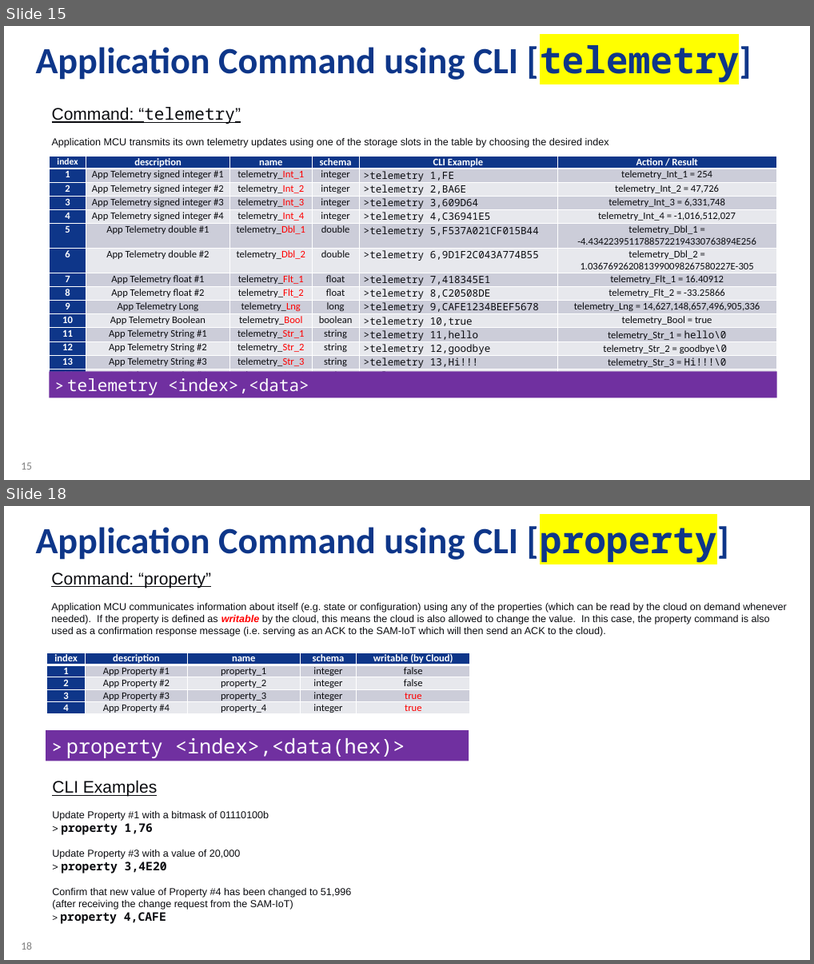
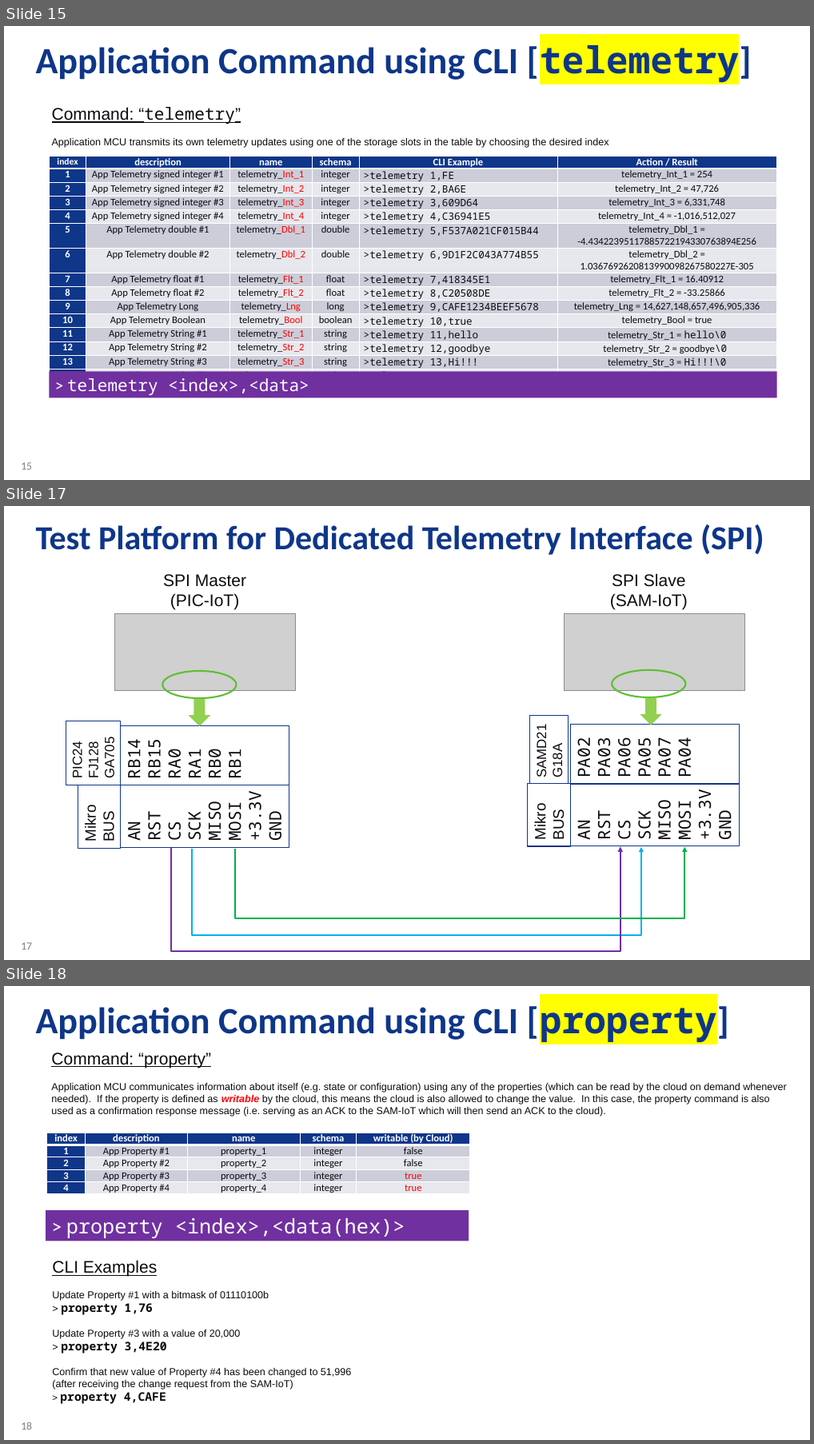
Before and after one commit to danewalton/Microchip-SAM-IoT-Wx, a slide deck: AO-Smith-MSFT-MCHP-r6.pptx. Shown one above the other, each under a label of ours: slides 15 and 18 before the commit, slides 15, 17 and 18 after it; the slides between them are not shown. The pictures are 814x964 and 814x1444 pixels, drawn with LibreOffice and Linux fonts; fonts in the diff are those of the drawing; grey boxes stand for pictures; background and template pictures are left out. Boxes give left, top, right and bottom in pixels: in the first picture for what was removed or moved away, otherwise in the second. Text is boxed around its words. In the diff, an @@ line names an element or a change of style, - is before the commit and + after.

```diff
--- a/AO-Smith-MSFT-MCHP-r6.pptx
+++ b/AO-Smith-MSFT-MCHP-r6.pptx
@@ slide 17 added at (4,506,810,960), background #FFFFFF; not listed: 1 template element that a slide beside it also shows @@
@@ title added at (36,524,764,555), 40 pt, text #0E3689, bold @@
+Test Platform for Dedicated Telemetry Interface (SPI)
@@ text added at (163,574,246,610), 20 pt, text #0A0B0F @@
+SPI Master
+(PIC-IoT)
@@ text added at (610,573,688,610), 20 pt, text #0A0B0F @@
+SPI Slave
+(SAM-IoT)
@@ picture added at (114,614,295,691) @@
@@ picture added at (565,614,746,691) @@
@@ ellipse added at (162,671,236,698), outline #5EBF33 2 pt @@
@@ ellipse added at (612,670,686,697), outline #5EBF33 2 pt @@
@@ rectangle added at (66,720,121,784), outline #0E3689 1 pt, 16 pt, text #0A0B0F @@
+PIC24
+FJ128
+GA705
@@ down arrow added at (189,699,211,726), fill #92D050 @@
@@ rectangle added at (530,715,569,784), outline #0E3689 1 pt, 16 pt, text #0A0B0F @@
+SAMD21
+G18A
@@ down arrow added at (640,698,662,725), fill #92D050 @@
@@ rectangle added at (121,725,290,784), outline #0E3689 1 pt, 20 pt, text #0A0B0F @@
+RB14
+RB15
+RA0
+RA1
+RB0
+RB1
@@ rectangle added at (570,724,739,784), outline #0E3689 1 pt, 20 pt, text #0A0B0F @@
+PA02
+PA03
+PA06
+PA05
+PA07
+PA04
@@ rectangle added at (78,785,121,848), outline #0E3689 1 pt, 18 pt, text #0A0B0F @@
+Mikro
+BUS
@@ rectangle added at (121,784,290,847), outline #0E3689 1 pt, 20 pt, text #0A0B0F @@
+AN
+RST
+CS
+SCK
+MISO
+MOSI
++3.3V
+GND
@@ rectangle added at (527,784,570,846), outline #0E3689 1 pt, 18 pt, text #0A0B0F @@
+Mikro
+BUS
@@ rectangle added at (570,783,739,845), outline #0E3689 1 pt, 20 pt, text #0A0B0F @@
+AN
+RST
+CS
+SCK
+MISO
+MOSI
++3.3V
+GND
@@ elbow arrow added from (171, 848) to (621, 847), #7030A0 2 pt @@
@@ elbow arrow added from (192, 848) to (642, 847), #00B0F0 2 pt @@
@@ elbow arrow added from (236, 848) to (685, 847), #00B050 2 pt @@
```
Also in this commit, not shown: 1 slide changed, 1 slide removed, 2 other files.
